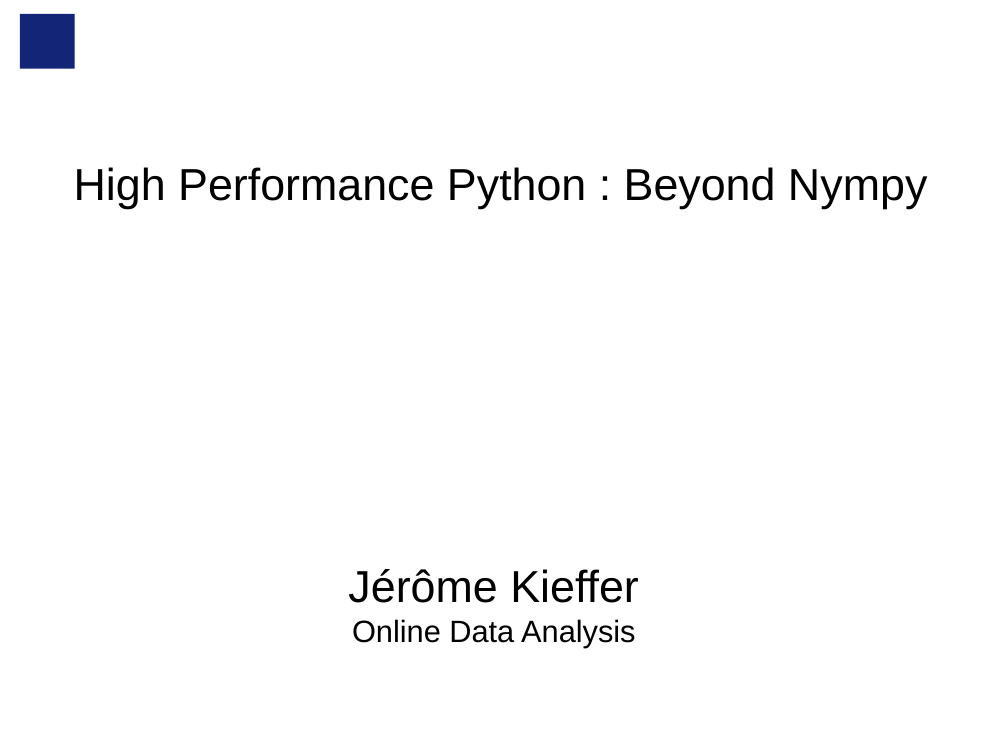
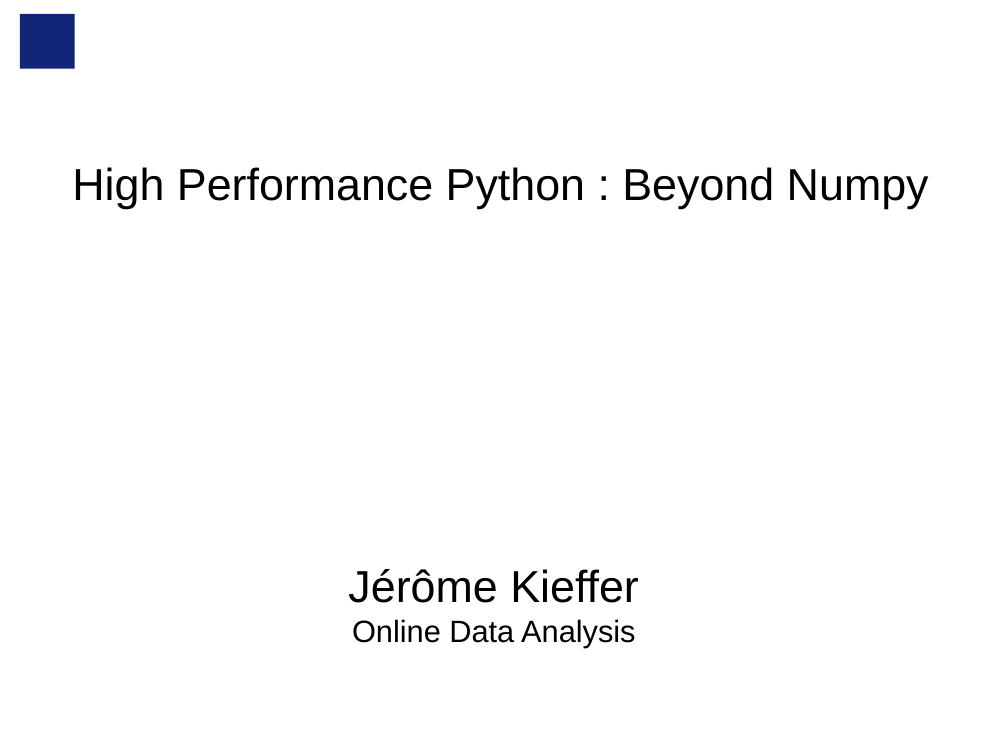
Before and after one commit to kif/HPP, a slide deck: slide 1 of Cython_OpenCL.odp. Drawn at 1008x756 pixels with LibreOffice and Linux fonts; fonts in the diff are those of the drawing; background and template pictures are left out. Boxes give left, top, right and bottom in pixels: in the first picture for what was removed or moved away, otherwise in the second. Text is boxed around its words. In the diff, an @@ line names an element or a change of style, - is before the commit and + after.

Commit message:
Work on python implementation

```diff
--- a/Cython_OpenCL.odp
+++ b/Cython_OpenCL.odp
@@ title at bbox=[72, 167, 929, 209]: text changed @@
-High Performance Python : Beyond Nympy
+High Performance Python : Beyond Numpy
```
Also in this commit, not shown: 2 other slides changed, 10 slides added, 1 other file.
